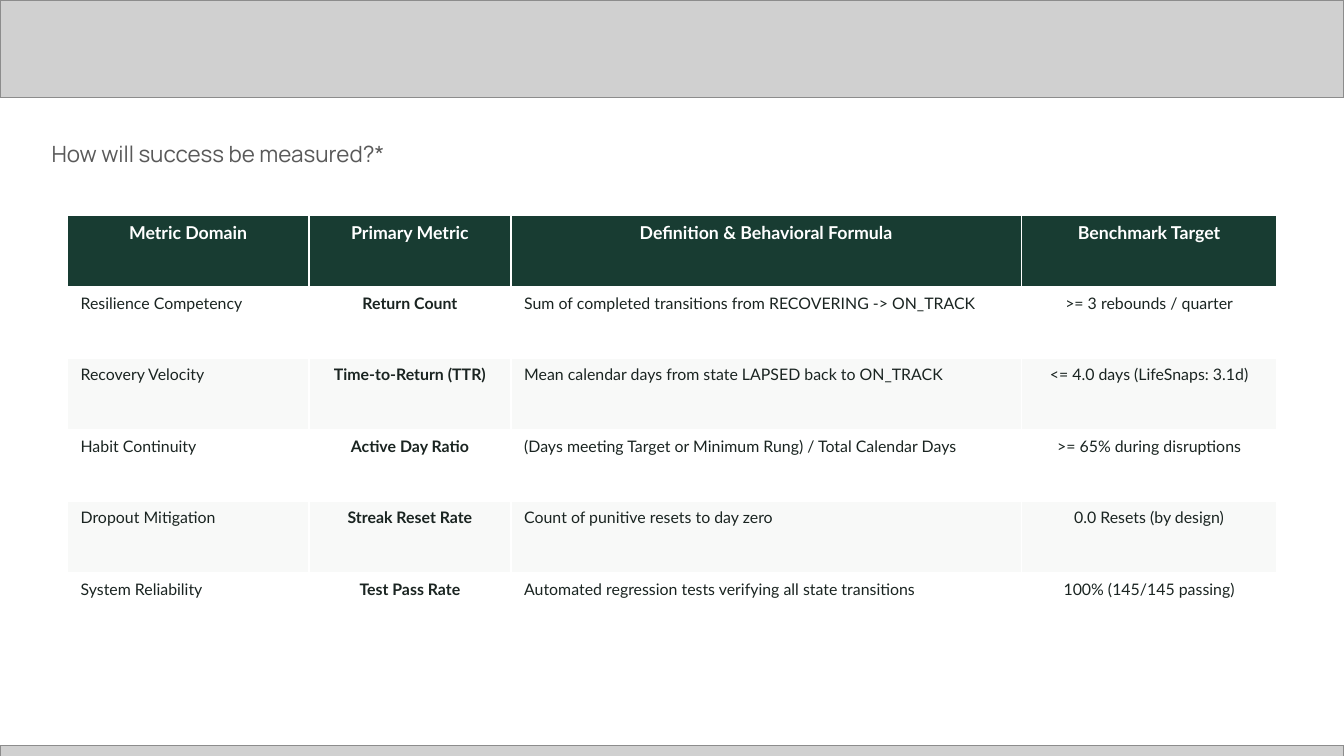
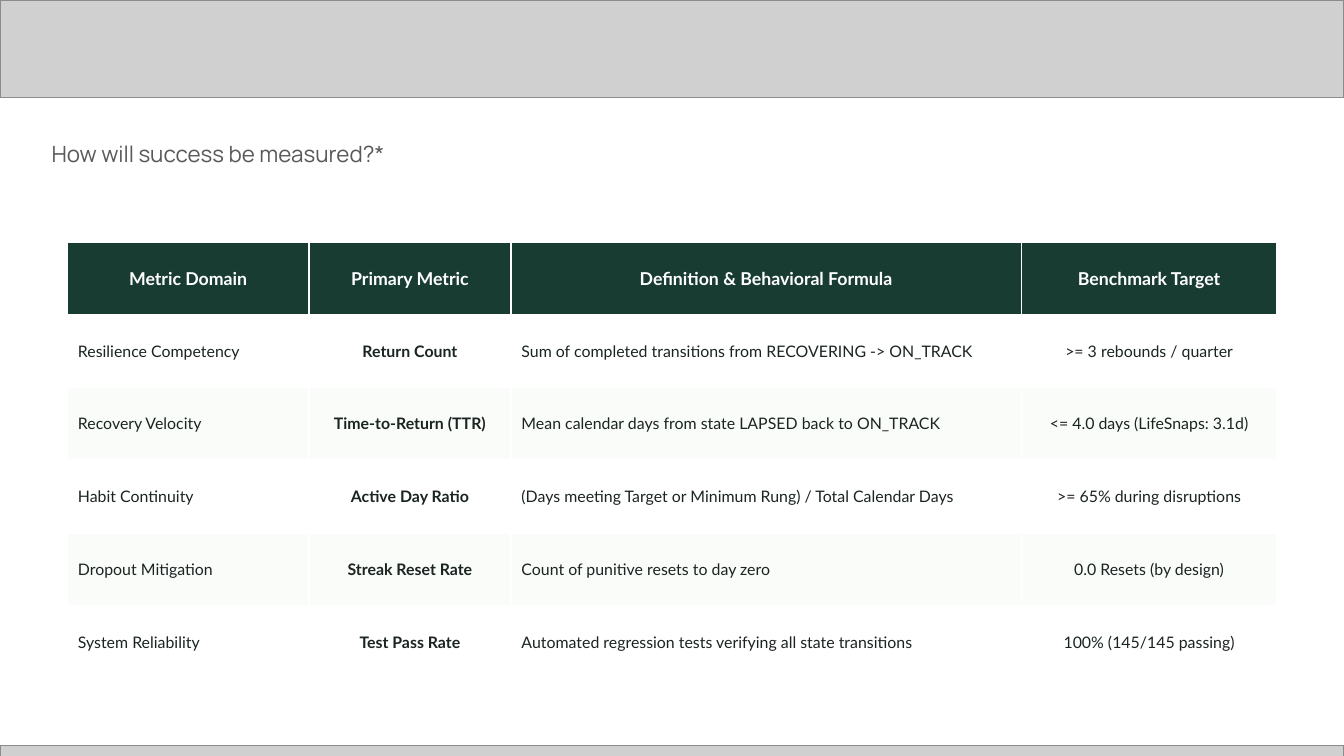
Before and after one commit to misterA-2406/well-sync, a slide deck: slide 6 of docs/WellSync_Future_Health_Submission_Pitch_Deck.pptx. Drawn at 1344x756 pixels with LibreOffice and Linux fonts; fonts in the diff are those of the drawing; grey boxes stand for pictures. Boxes give left, top, right and bottom in pixels: in the first picture for what was removed or moved away, otherwise in the second. Text is boxed around its words. In the diff, an @@ line names an element or a change of style, - is before the commit and + after.

```diff
--- a/docs/WellSync_Future_Health_Submission_Pitch_Deck.pptx
+++ b/docs/WellSync_Future_Health_Submission_Pitch_Deck.pptx
@@ table at (x1=67, y1=242, x2=1277, y2=679) @@
@@ fill #F8F9F8 to #FAFCFA in 8 cells @@
@@ table resized from (x1=67, y1=215, x2=1277, y2=645) to (x1=67, y1=242, x2=1277, y2=679) @@
```
Also in this commit, not shown: 15 other slides changed, 2 other files.
